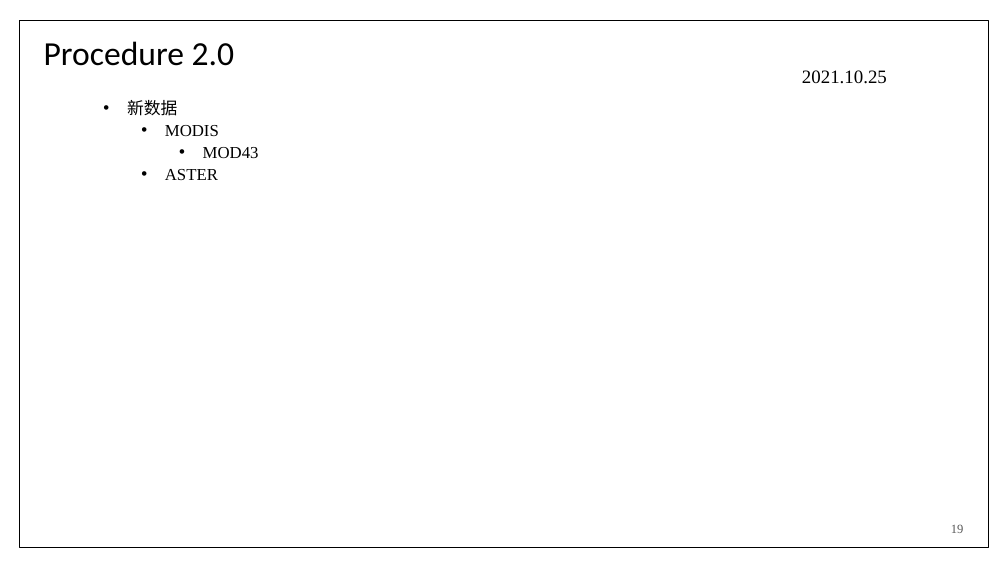
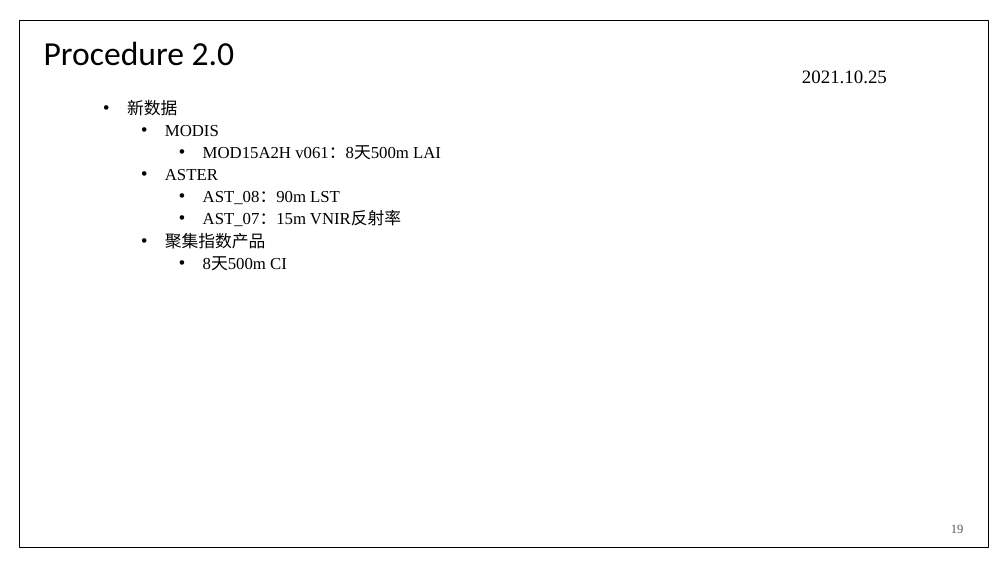
Before and after one commit to beagin/AngularCorrection, a slide deck: slide 19 of summary.pptx. Drawn at 1008x567 pixels with LibreOffice and Linux fonts; fonts in the diff are those of the drawing. Boxes give left, top, right and bottom in pixels: in the first picture for what was removed or moved away, otherwise in the second. Text is boxed around its words. In the diff, an @@ line names an element or a change of style, - is before the commit and + after.

```diff
--- a/summary.pptx
+++ b/summary.pptx
@@ text at bbox=[203, 145, 441, 159]: text changed @@
-    • MOD43
+    • MOD15A2H v061：8天500m LAI
@@ text at bbox=[165, 191, 401, 270]: paragraphs added @@
+    • AST_08：90m LST
+    • AST_07：15m VNIR反射率
+  • 聚集指数产品
+    • 8天500m CI
```
Also in this commit, not shown: 1 other slide changed, 3 other files.
